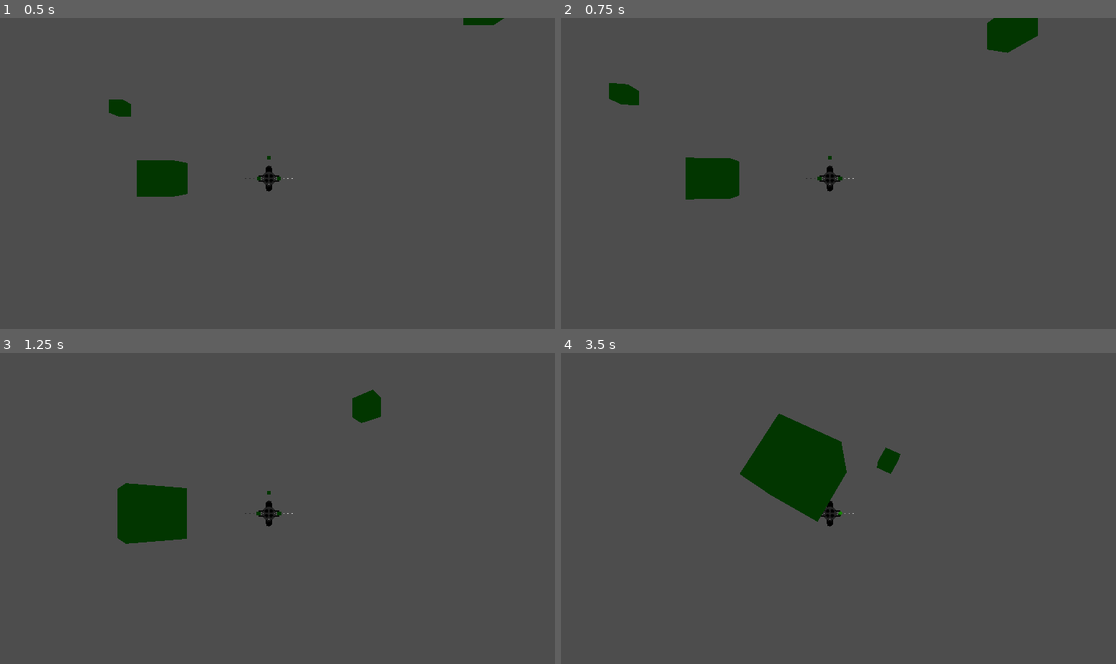
Above: before the commit, frames 1-4 (two rows, left to right).
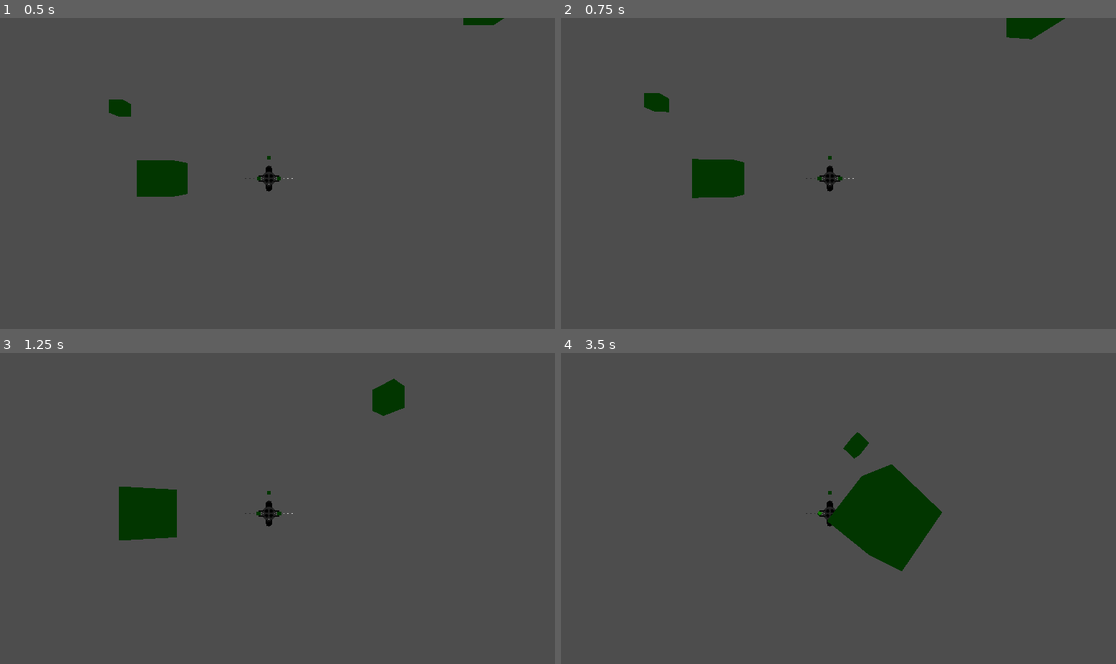
Above: after the commit, the same moments.

Repository: KermitGodFrog/Lunar-Front
Game: Godot game, scene res://Scenes/game.tscn
The game is run twice, just before and just after one commit, with the same random seed, the same clock (stepped at 60 frames per second) and the same inputs.
Inputs (mouse positions are in pixels of both pictures, inside the frame that each line leads up to):
- Up to frame 1 (0.5 s): no input
- Up to frame 2 (0.75 s): tap Enter at 0.5 s; move the mouse to (955, 161) at 0.52 s; hold D (pitch_right, bound only before the commit) from 0.53 s (still down); tap ` (fa_toggle) at 0.6 s; click (955, 161) at 0.67 s
- Up to frame 3 (1.25 s): keep holding D (pitch_right, bound only before the commit)
- Up to frame 4 (3.5 s): move the mouse to (716, 530) at 1.27 s; release D (pitch_right, bound only before the commit) at 1.28 s; hold S (yaw_down, bound only before the commit) 1.28-2.03 s; tap Tab (commence_firing) at 1.35 s; tap ` (fa_toggle) at 1.55, 2.1, 2.85 s; move the mouse to (888, 443) at 2.02 s; hold D (pitch_right, bound only before the commit) 2.03-2.78 s; move the mouse to (799, 576) at 2.77 s; hold W (yaw_up, bound only before the commit) from 2.78 s (still down); click (799, 576) at 2.92 s

Frame 1 is identical in both runs. In frame 2, 1.5% of the frame differs, in the area x 8-91%, y 0-59%; in frame 3, 1.3%; in frame 4, 8.3%, in the area x 32-69%, y 19-71%.

Commit message:
Movement changes.

Diff:
--- a/Instantiated Scenes/Player/player.gd
+++ b/Instantiated Scenes/Player/player.gd
@@ -4,9 +4,15 @@
 
 const ACCELERATION_FORWARD = 1.0
 const ACCELERATION_MOVEMENT = 1.0
+const PITCH_SPEED = 1.0
 const YAW_SPEED = 1.0
-const PITCH_SPEED = 1.0
 const ROLL_SPEED = 1.0
+const ROTATION_INTERPOLATION = 0.1
+const FA_INTERPOLATION = 0.01
+
+var PITCH_TIME: float
+var YAW_TIME: float
+var ROLL_TIME: float
 
 var rot_x: float
 var rot_y: float
@@ -52,7 +58,7 @@
 	pass
 
 func _physics_process(delta):
-	movement()
+	movement(delta)
 	weapons()
 
 	var collision = move_and_collide(velocity * delta)
@@ -61,7 +67,7 @@
 		#rotation = rotation.bounce(-collision.get_normal()) * 0.8
 	pass
 
-func movement():
+func movement(delta):
 	var is_accelerating = false
 
 	if Input.is_action_just_pressed("fa_toggle"):
@@ -81,21 +87,45 @@
 		velocity += global_transform.basis.y * move_y_dir * ACCELERATION_MOVEMENT
 		is_accelerating = true
 
-	var yaw_dir = Input.get_axis("yaw_up", "yaw_down")
-	if yaw_dir:
-		rotate_object_local(Vector3(yaw_dir, 0, 0), deg_to_rad(YAW_SPEED))
-
-	var pitch_dir = Input.get_axis("pitch_right", "pitch_left")
-	if pitch_dir:
-		rotate_object_local(Vector3(0, pitch_dir, 0), deg_to_rad(PITCH_SPEED))
-
-	var roll_dir = Input.get_axis("roll_left", "roll_right")
-	if roll_dir:
-		rotate_object_local(Vector3(0, 0, roll_dir), deg_to_rad(ROLL_SPEED))
+	#PITCH AND YAW ARE OPPOSITE
+
+
+
+	var pitch_axis = Input.get_axis("pitch_up", "pitch_down")
+	if pitch_axis:
+		PITCH_TIME = lerp(PITCH_TIME, pitch_axis * PITCH_SPEED, ROTATION_INTERPOLATION)
+		is_accelerating = true
+	else:
+		if is_fa_toggle == true:
+			PITCH_TIME = lerp(PITCH_TIME, 0.0, ROTATION_INTERPOLATION)
+
+
+	var yaw_axis = Input.get_axis("yaw_right", "yaw_left")
+	if yaw_axis:
+		YAW_TIME = lerp(YAW_TIME, yaw_axis * YAW_SPEED, ROTATION_INTERPOLATION)
+		is_accelerating = true
+	else:
+		if is_fa_toggle == true:
+			YAW_TIME = lerp(YAW_TIME, 0.0, ROTATION_INTERPOLATION)
+
+
+	var roll_axis = Input.get_axis("roll_left", "roll_right")
+	if roll_axis:
+		ROLL_TIME = lerp(ROLL_TIME, roll_axis * ROLL_SPEED, ROTATION_INTERPOLATION)
+		is_accelerating = true
+	else:
+		if is_fa_toggle == true:
+			ROLL_TIME = lerp(ROLL_TIME, 0.0, ROTATION_INTERPOLATION)
+
+	if PITCH_TIME != 0:
+		rotate_object_local(Vector3(1, 0, 0), deg_to_rad(PITCH_TIME))
+	if YAW_TIME != 0:
+		rotate_object_local(Vector3(0, 1, 0), deg_to_rad(YAW_TIME))
+	if ROLL_TIME != 0:
+		rotate_object_local(Vector3(0, 0, 1), deg_to_rad(ROLL_TIME))
 
 	if is_fa_toggle == true and is_accelerating == false:
-		velocity = lerp(velocity, Vector3.ZERO, 0.01)
-
+		velocity = lerp(velocity, Vector3.ZERO, FA_INTERPOLATION)
 	pass
 
 func weapons():
--- a/project.godot
+++ b/project.godot
@@ -26,24 +26,24 @@
 "events": [Object(InputEventKey,"resource_local_to_scene":false,"resource_name":"","device":-1,"window_id":0,"alt_pressed":false,"shift_pressed":false,"ctrl_pressed":false,"meta_pressed":false,"pressed":false,"keycode":0,"physical_keycode":82,"key_label":0,"unicode":114,"echo":false,"script":null)
 ]
 }
-pitch_left={
+pitch_up={
+"deadzone": 0.5,
+"events": [Object(InputEventKey,"resource_local_to_scene":false,"resource_name":"","device":-1,"window_id":0,"alt_pressed":false,"shift_pressed":false,"ctrl_pressed":false,"meta_pressed":false,"pressed":false,"keycode":0,"physical_keycode":87,"key_label":0,"unicode":119,"echo":false,"script":null)
+]
+}
+pitch_down={
+"deadzone": 0.5,
+"events": [Object(InputEventKey,"resource_local_to_scene":false,"resource_name":"","device":-1,"window_id":0,"alt_pressed":false,"shift_pressed":false,"ctrl_pressed":false,"meta_pressed":false,"pressed":false,"keycode":0,"physical_keycode":83,"key_label":0,"unicode":115,"echo":false,"script":null)
+]
+}
+yaw_left={
 "deadzone": 0.5,
 "events": [Object(InputEventKey,"resource_local_to_scene":false,"resource_name":"","device":-1,"window_id":0,"alt_pressed":false,"shift_pressed":false,"ctrl_pressed":false,"meta_pressed":false,"pressed":false,"keycode":0,"physical_keycode":65,"key_label":0,"unicode":97,"echo":false,"script":null)
 ]
 }
-pitch_right={
+yaw_right={
 "deadzone": 0.5,
 "events": [Object(InputEventKey,"resource_local_to_scene":false,"resource_name":"","device":-1,"window_id":0,"alt_pressed":false,"shift_pressed":false,"ctrl_pressed":false,"meta_pressed":false,"pressed":false,"keycode":0,"physical_keycode":68,"key_label":0,"unicode":100,"echo":false,"script":null)
-]
-}
-yaw_up={
-"deadzone": 0.5,
-"events": [Object(InputEventKey,"resource_local_to_scene":false,"resource_name":"","device":-1,"window_id":0,"alt_pressed":false,"shift_pressed":false,"ctrl_pressed":false,"meta_pressed":false,"pressed":false,"keycode":0,"physical_keycode":87,"key_label":0,"unicode":119,"echo":false,"script":null)
-]
-}
-yaw_down={
-"deadzone": 0.5,
-"events": [Object(InputEventKey,"resource_local_to_scene":false,"resource_name":"","device":-1,"window_id":0,"alt_pressed":false,"shift_pressed":false,"ctrl_pressed":false,"meta_pressed":false,"pressed":false,"keycode":0,"physical_keycode":83,"key_label":0,"unicode":115,"echo":false,"script":null)
 ]
 }
 roll_left={
